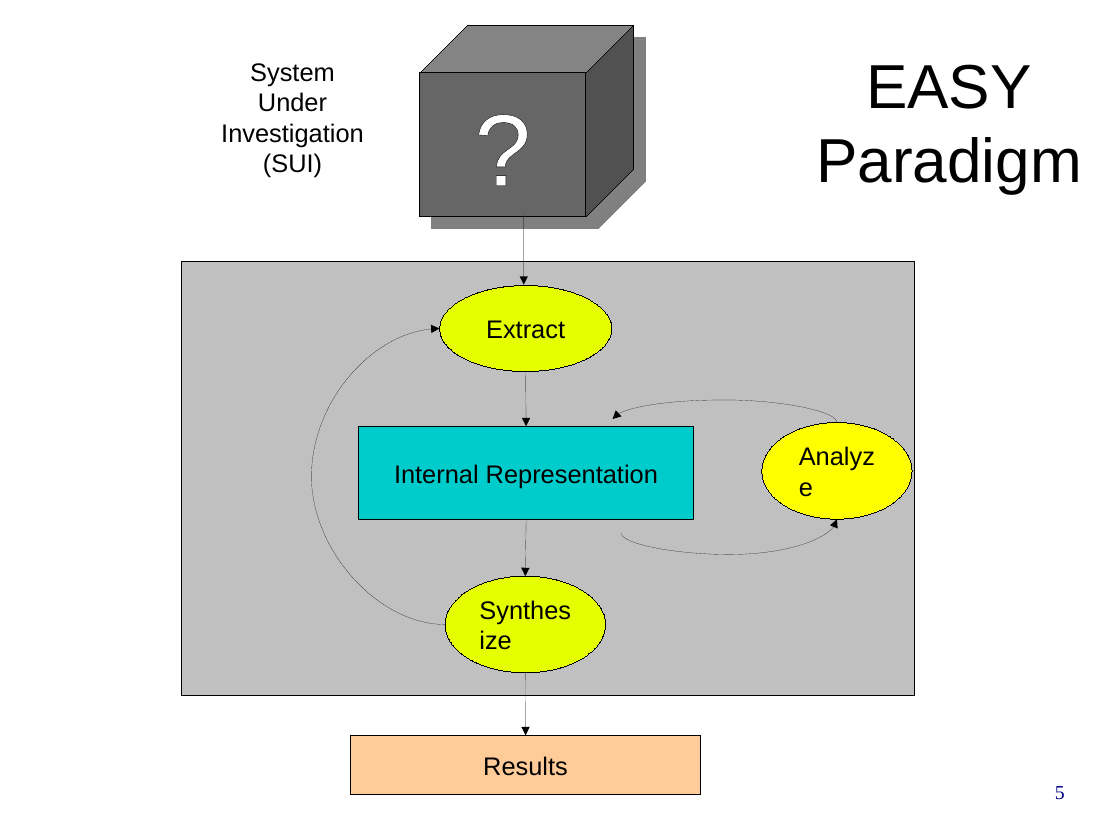
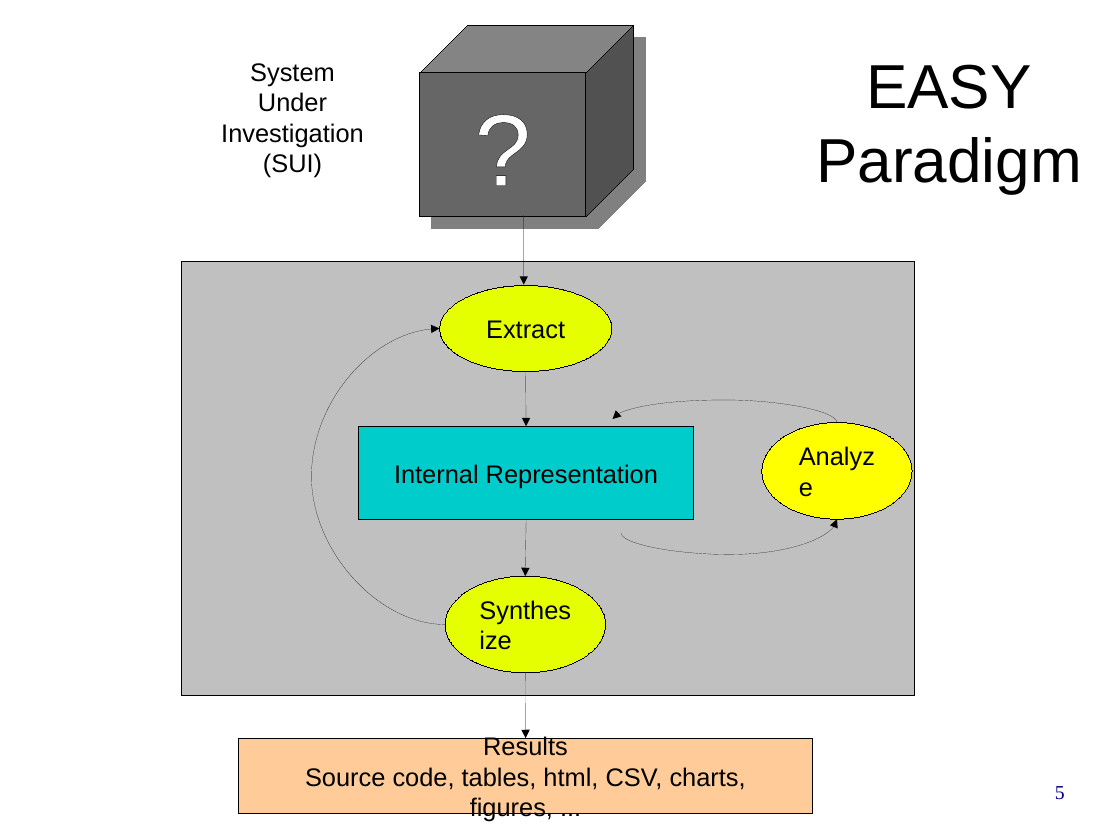
Before and after one commit to cwi-swat/rascal-course-pldi-2015, a slide deck: slide 5 of presentations/rascal-overview.odp. Drawn at 1120x840 pixels with LibreOffice and Linux fonts; fonts in the diff are those of the drawing; background and template pictures are left out. Boxes give left, top, right and bottom in pixels: in the first picture for what was removed or moved away, otherwise in the second. Text is boxed around its words. In the diff, an @@ line names an element or a change of style, - is before the commit and + after.

```diff
--- a/presentations/rascal-overview.odp
+++ b/presentations/rascal-overview.odp
@@ rectangle "Results": place and size @@
-rectangle "Results" at [351, 736, 701, 795]
+rectangle "Results" at [238, 738, 813, 814]
@@ text in rectangle at [483, 735, 568, 756]: alignment left to centre @@
@@ text in rectangle at [305, 767, 746, 822]: paragraph added @@
+Source code, tables, html, CSV, charts, figures, ...
```
Also in this commit, not shown: 17 other slides changed.
